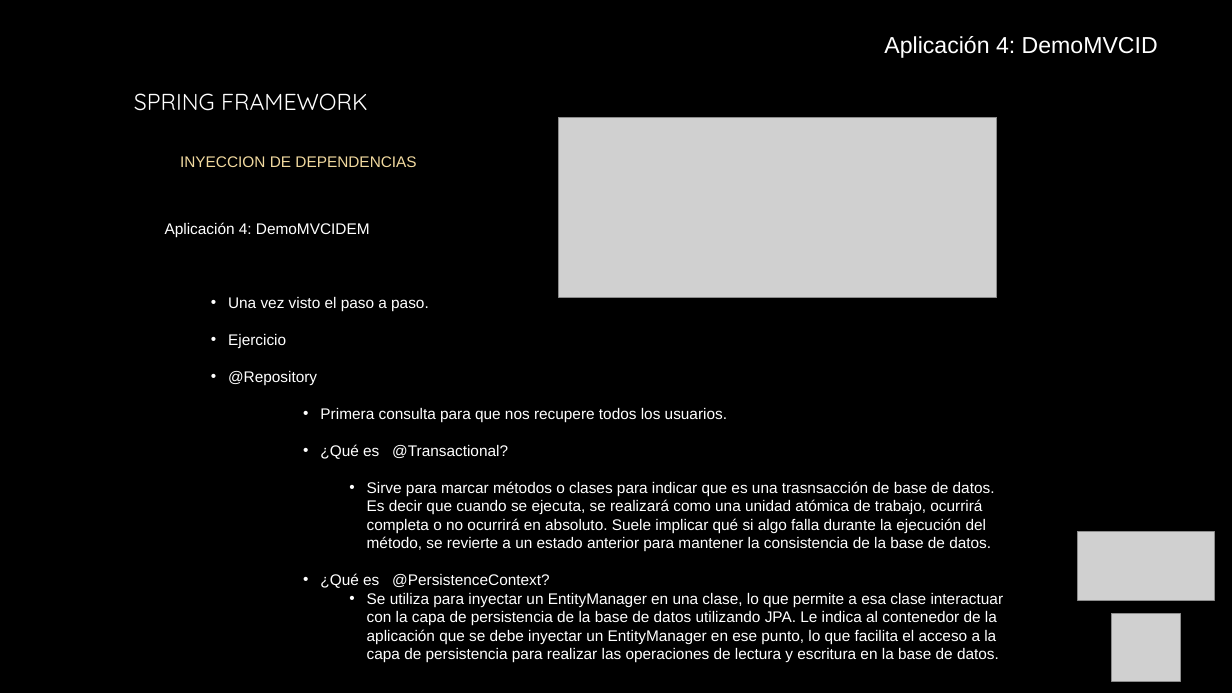
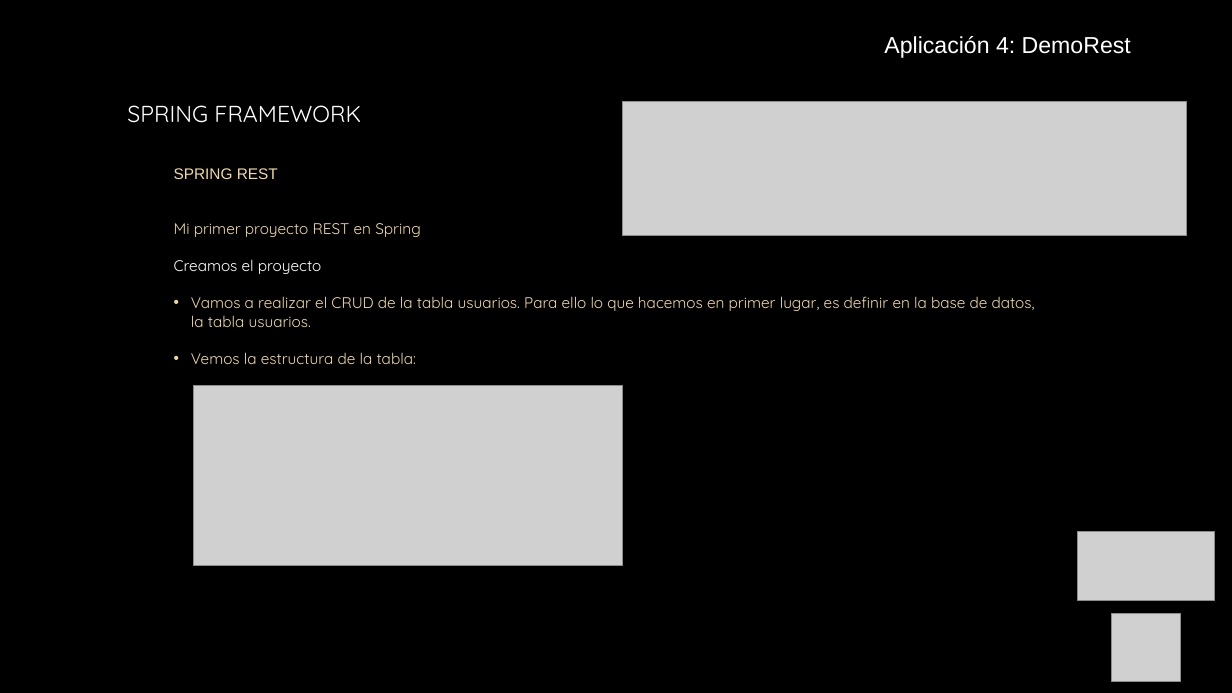
Before and after one commit to AntonioPardoRuiz/cursoSpring, a slide deck: slide 30 of Unidad 12- Spring Rest.pptx. Drawn at 1232x693 pixels with LibreOffice and Linux fonts; fonts in the diff are those of the drawing; grey boxes stand for pictures; background and template pictures are left out. Boxes give left, top, right and bottom in pixels: in the first picture for what was removed or moved away, otherwise in the second. Text is boxed around its words. In the diff, an @@ line names an element or a change of style, - is before the commit and + after.

Commit message:
Añadimos Spring Rest

```diff
--- a/Unidad 12- Spring Rest.pptx
+++ b/Unidad 12- Spring Rest.pptx
@@ text at [884,36,1131,58]: text changed @@
-  Aplicación 4: DemoMVCID
+  Aplicación 4: DemoRest
@@ text "SPRING FRAMEWORK": place and size @@
-text "SPRING FRAMEWORK" at [134,93,416,167]
+text "SPRING FRAMEWORK" at [127,105,1035,364]
@@ picture removed at [559,117,997,298] @@
@@ picture added at [623,102,1188,236] @@
@@ text at [174,168,1035,364]: text changed; font Arial to Quicksand @@
-  INYECCION DE DEPENDENCIAS
+  SPRING REST
+  Mi primer proyecto REST en Spring
+  Creamos el proyecto
+  • Vamos a realizar el CRUD de la tabla usuarios. Para ello lo que hacemos en primer lugar, es definir en la base de datos, la tabla usuarios.
+  • Vemos la estructura de la tabla:
@@ text removed at [165,222,1004,663] @@
-  Aplicación 4: DemoMVCIDEM
-    • Una vez visto el paso a paso.
-    • Ejercicio
-    • @Repository
-        • Primera consulta para que nos recupere todos los usuarios.
-        • ¿Qué es @Transactional?
-          • Sirve para marcar métodos o clases para indicar que es una trasnsacción de base de datos. Es decir que cuando se ejecuta, se realizará como una unidad atómica de trabajo, ocurrirá completa o no ocurrirá en absoluto. Suele implicar qué si algo falla durante la ejecución del método, se revierte a un estado anterior para mantener la consistencia de la base de datos.
-        • ¿Qué es @PersistenceContext?
-          • Se utiliza para inyectar un EntityManager en una clase, lo que permite a esa clase interactuar con la capa de persistencia de la base de datos utilizando JPA. Le indica al contenedor de la aplicación que se debe inyectar un EntityManager en ese punto, lo que facilita el acceso a la capa de persistencia para realizar las operaciones de lectura y escritura en la base de datos.
@@ picture added at [193,385,622,566] @@
```
Also in this commit, not shown: 1 other slide changed, 37 slides added, 28 slides removed, 16 other files.
